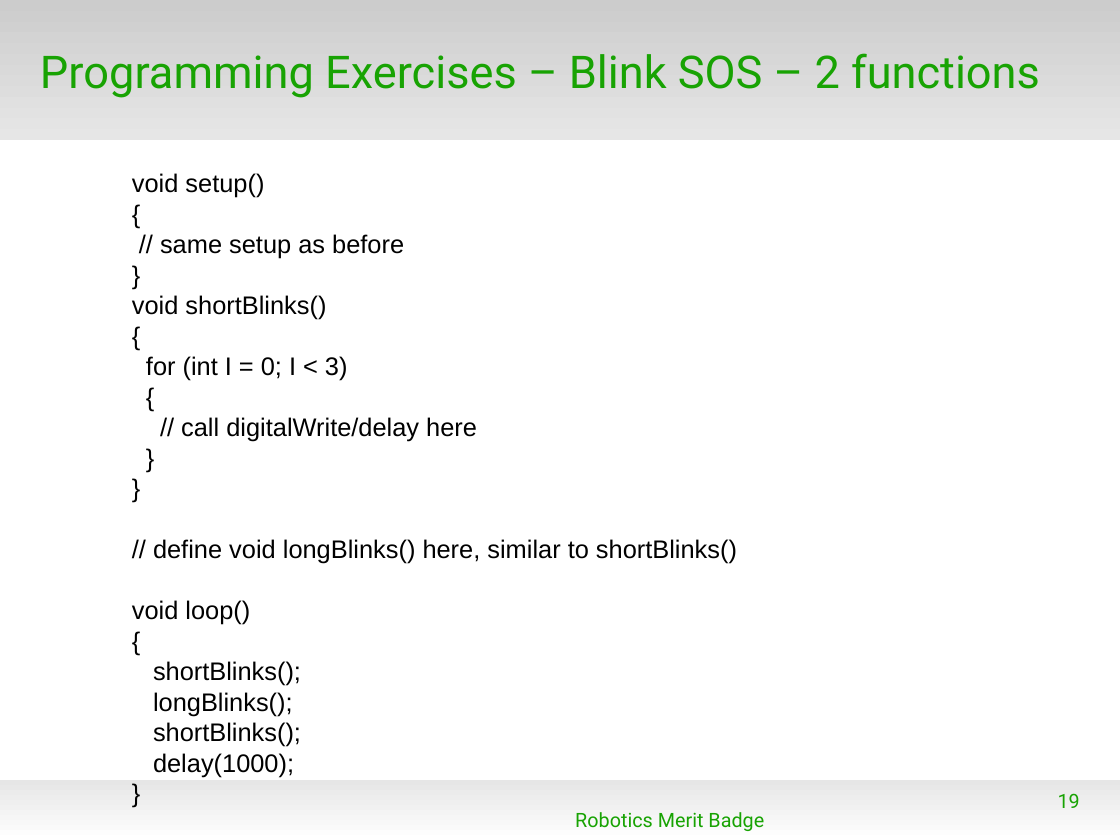
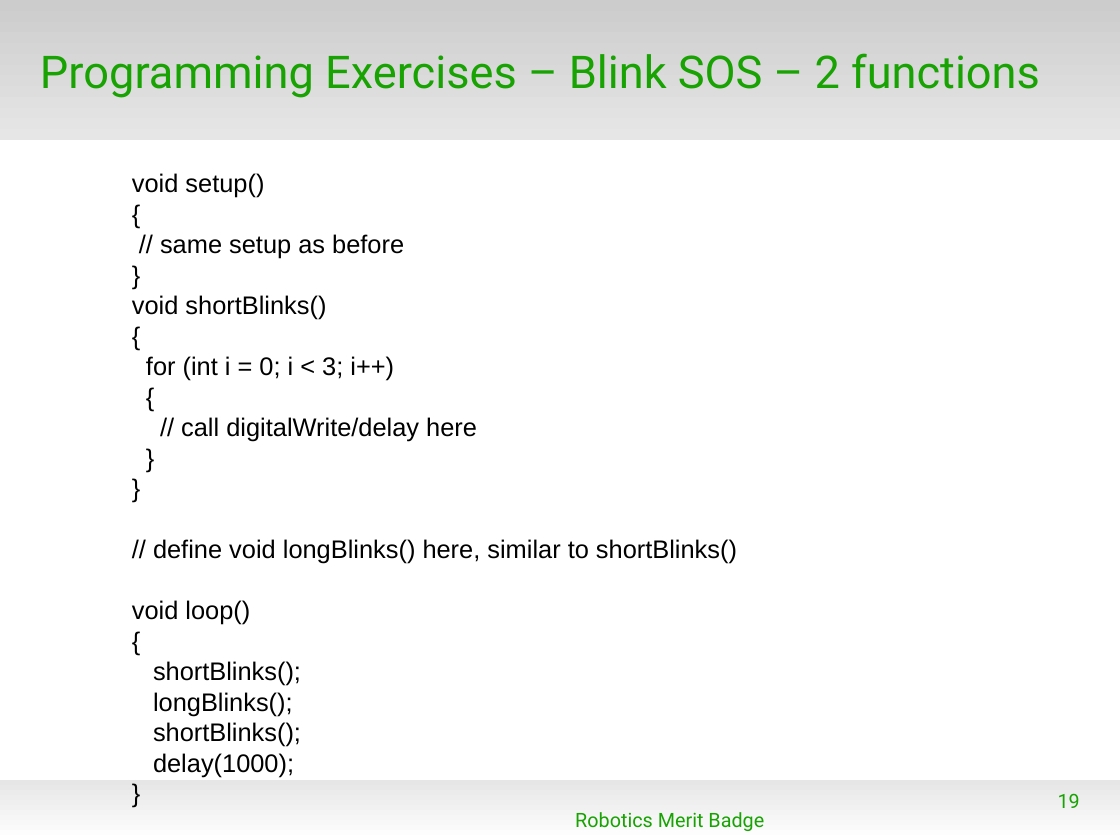
Before and after one commit to spiderman-2099/RoboticsMB, a slide deck: slide 19 of doc/RMB_Session1.odp. Drawn at 1120x840 pixels with LibreOffice and Linux fonts; fonts in the diff are those of the drawing; background and template pictures are left out. Boxes give left, top, right and bottom in pixels: in the first picture for what was removed or moved away, otherwise in the second. Text is boxed around its words. In the diff, an @@ line names an element or a change of style, - is before the commit and + after.

```diff
--- a/doc/RMB_Session1.odp
+++ b/doc/RMB_Session1.odp
@@ text at [146,356,394,381]: text changed @@
-for (int I = 0; I < 3)
+for (int i = 0; i < 3; i++)
```
Also in this commit, not shown: 1 other slide changed, 5 other files.
